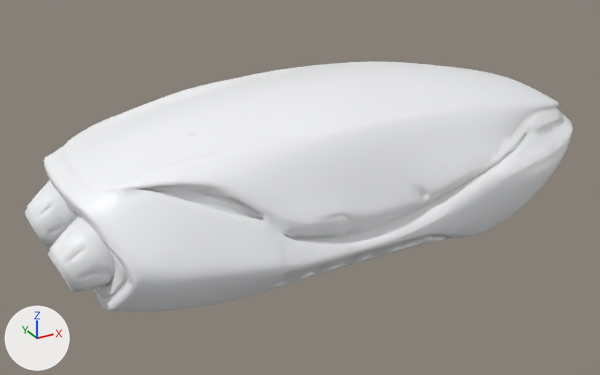
One commit to the glTF model models/jetpack.glb: the scene before it, then after it.
Rendered twice from a 50 mm lens placed at (-1.327, -2.282, 1.04), pointed at (-0.075, -0.007, -0.097). Lighting does not change. The marker at lower left points along +X, +Y and +Z. The older version comes first.

Script lines for the objects in view, before the commit:
```python
me_jetpack2 = bpy.data.meshes.new('jetpack2')
me_jetpack2.from_pydata(...)  # 7817 vertices, 15990 faces; spans x -0.95..0.95, y -0.49..0.49, z -0.26..0.26
me_jetpack2.materials.append(mat_jet_white)  # white #f6f7f9
ob_jetpack2 = bpy.data.objects.new('jetpack2', me_jetpack2)
ob_jetpack2.location = (0.0, 0.0, 0.0)
```
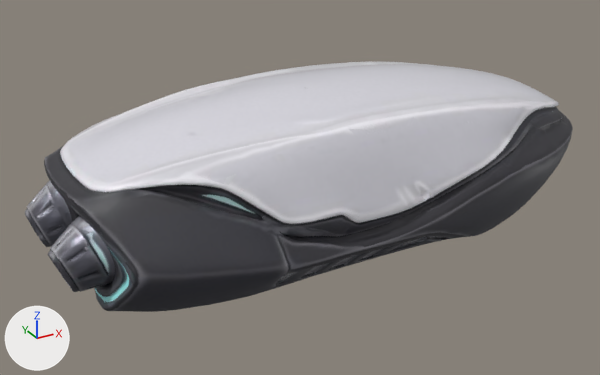
Diff of the bpy script that builds the scene:
```diff
--- a/models/jetpack.glb.py
+++ b/models/jetpack.glb.py
@@ img_image_2 @@
+img_image_2 = load_image('Image_2', '_unpacked/Image_2', 512, 512, 'Non-Color')
@@ img_image_1 @@
+img_image_1 = load_image('Image_1', '_unpacked/Image_1', 512, 512, 'Non-Color')
@@ img_image_0 @@
+img_image_0 = load_image('Image_0', '_unpacked/Image_0', 1024, 1024, 'sRGB')
@@ mat_material_0 @@
+mat_material_0 = bpy.data.materials.new('Material_0')
+# uses the picture img_image_0
+# uses the picture img_image_1
+# uses the picture img_image_2
@@ me_jetpack2 @@
 me_jetpack2.from_pydata(...)  # 7817 vertices, 15990 faces; spans x -0.95..0.95, y -0.49..0.49, z -0.26..0.26
-me_jetpack2.materials.append(mat_jet_white)  # white #f6f7f9
+me_jetpack2.materials.append(mat_material_0)
```

Changed parts and their boxes [x1, y1, x2, y2] in the pictures (600 x 375 px):
'jetpack2', recoloured (darker)
    both: [25, 62, 573, 312]
